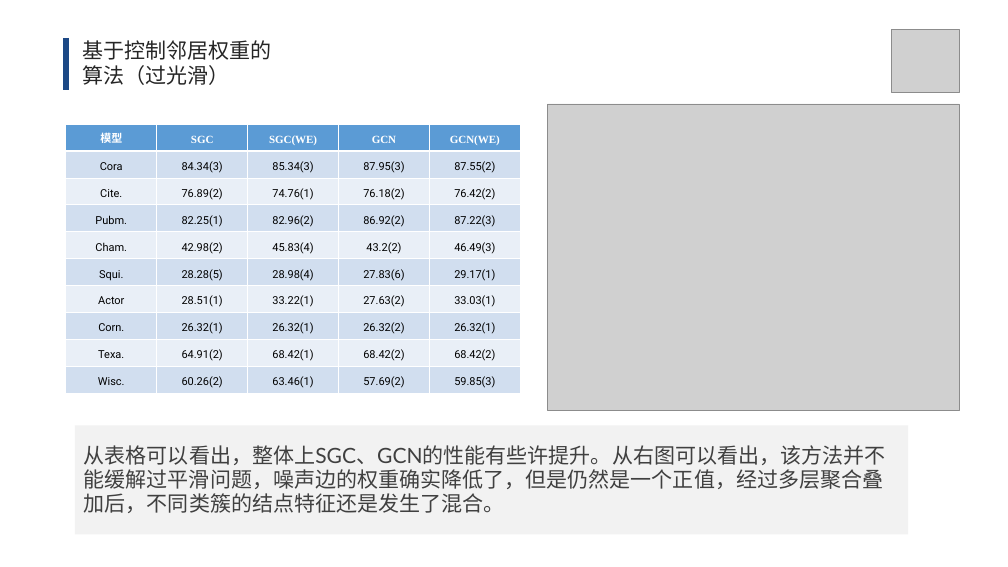
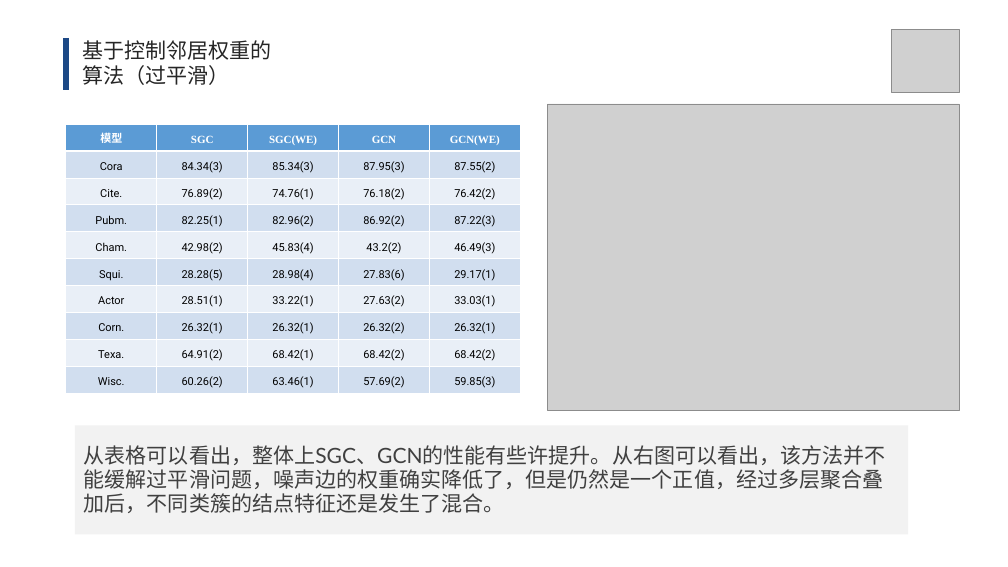
Before and after one commit to lt610/DeepGCN, a slide deck: slide 26 of 毕设提交/ppt/答辩ppt.pptx (slide 25 before the commit). Drawn at 1008x567 pixels with LibreOffice and Linux fonts; fonts in the diff are those of the drawing; grey boxes stand for pictures. Boxes give left, top, right and bottom in pixels: in the first picture for what was removed or moved away, otherwise in the second. Text is boxed around its words. In the diff, an @@ line names an element or a change of style, - is before the commit and + after.

```diff
--- a/毕设提交/ppt/答辩ppt.pptx
+++ b/毕设提交/ppt/答辩ppt.pptx
@@ text at [82,40,271,85]: text changed @@
-基于控制邻居权重的算法（过光滑）
+基于控制邻居权重的算法（过平滑）
```
Also in this commit, not shown: 7 other slides changed, 1 slide added, 13 slides removed.
